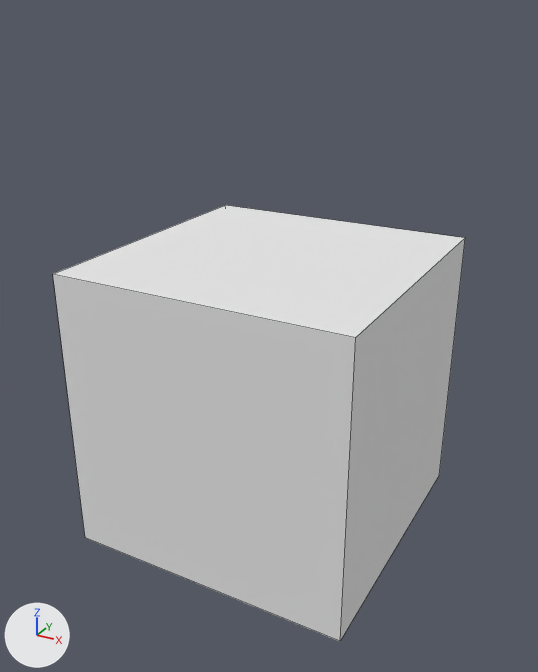
An edit to the Blender file holder.blend, drawn before and after from the same camera.
One viewpoint serves both versions: a 50 mm lens placed at (2.25, -4.17, 2.49), pointed at (0.02, -0.1, 0.46). The lights are fixed; the arrows at lower left show +X, +Y and +Z. Mesh edges are drawn as thin lines.
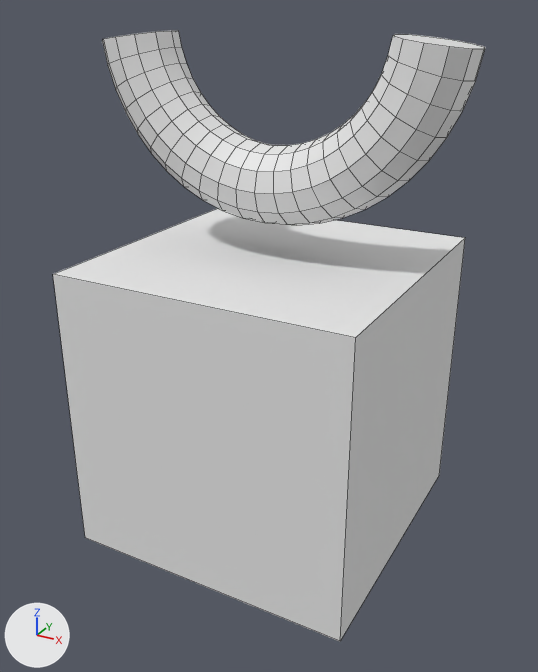
Pixel boxes [x1, y1, x2, y2] of what changed, in the pictures (538 x 672 px):
'Torus', added
    after: [102, 30, 485, 225]

The edits, one by one:
Mesh me_torus is new.
It has 276 vertices, 266 faces and spans x -1.24..1.24, y -1.25..-0.1, z -0.25..0.25.
Object 'Torus' (ob_torus) is new; it shows me_torus.
Its location is (0.0, 0.0, 2.462).
Its rotation in degrees is (90, 0, -360).
